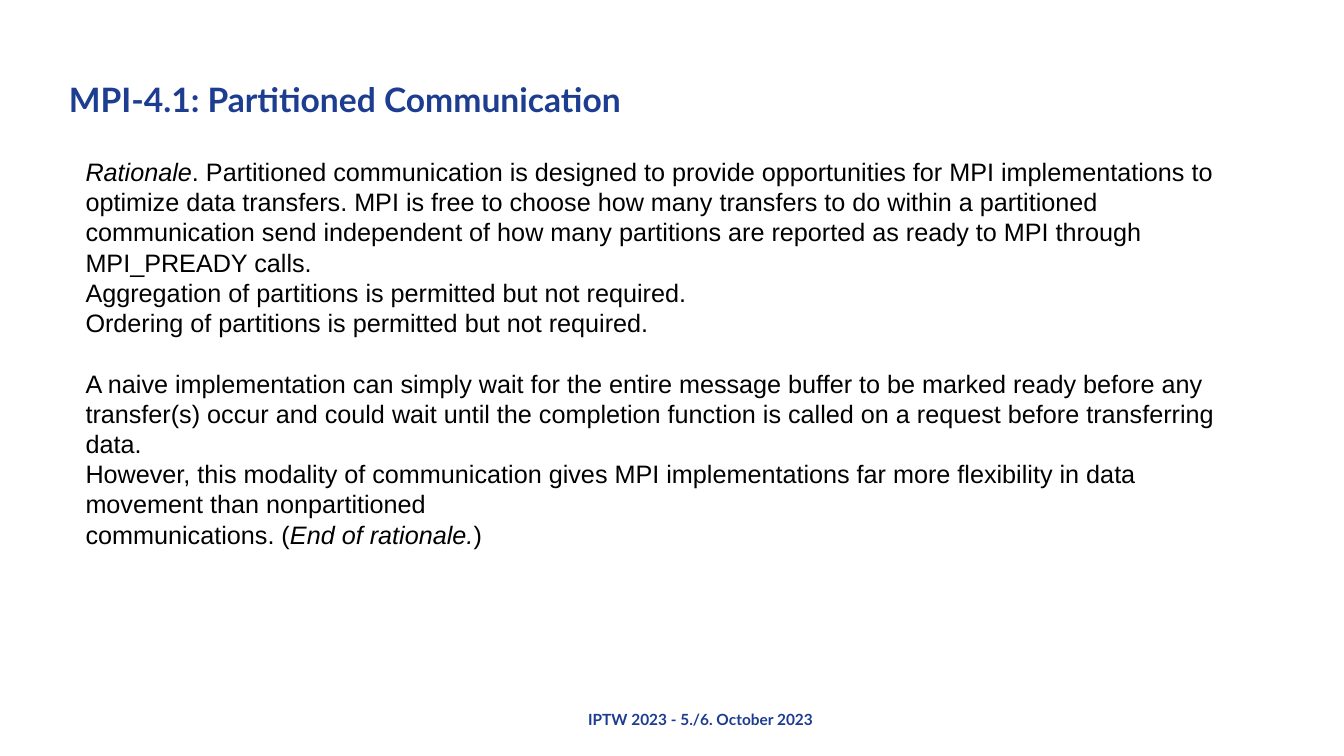
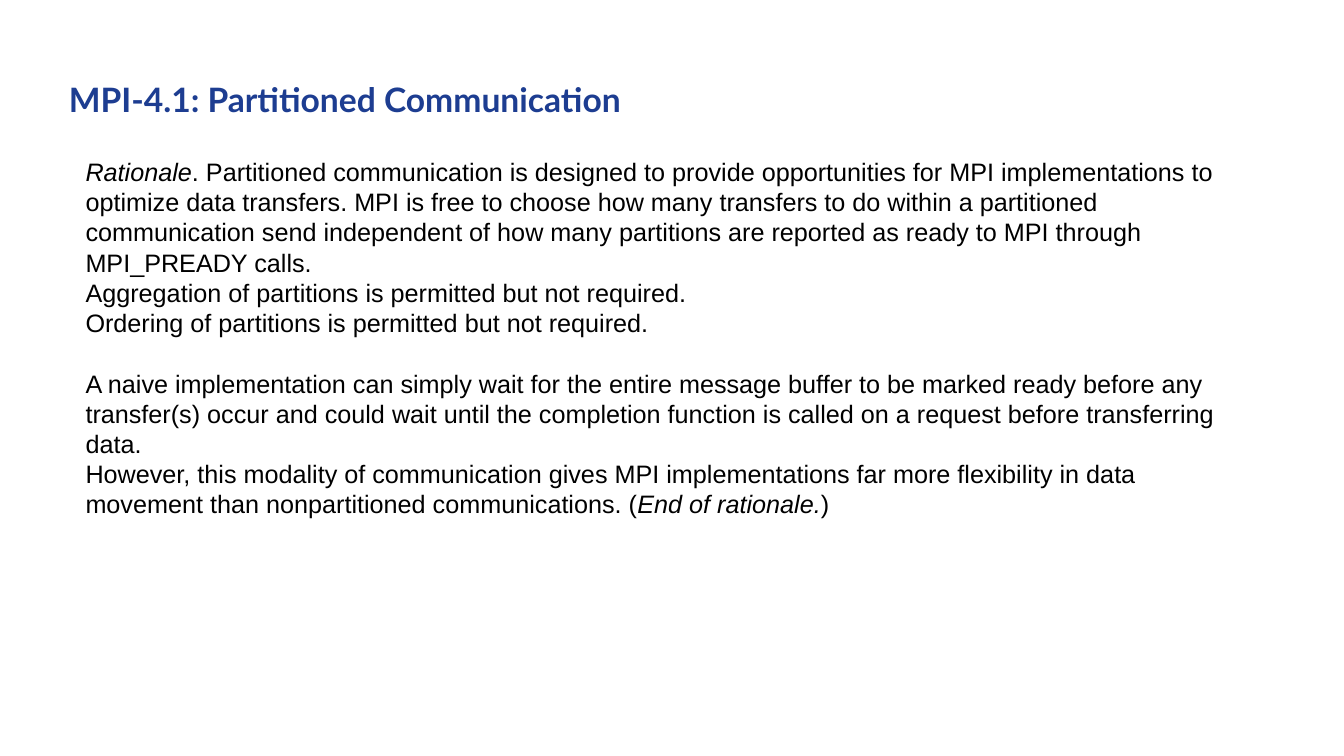
Before and after one commit to AxelSchneewind/mpi-benchmark, a slide deck: slide 7 of presentation/presentation-partitioned-progress.pptx (slide 6 before the commit). Drawn at 1344x756 pixels with LibreOffice and Linux fonts; fonts in the diff are those of the drawing; background and template pictures are left out. Boxes give left, top, right and bottom in pixels: in the first picture for what was removed or moved away, otherwise in the second. Text is boxed around its words. In the diff, an @@ line names an element or a change of style, - is before the commit and + after.

```diff
--- a/presentation/presentation-partitioned-progress.pptx
+++ b/presentation/presentation-partitioned-progress.pptx
@@ text at [86,464,1135,519]: text changed @@
-However, this modality of communication gives MPI implementations far more flexibility in data movement than nonpartitioned
-communications. (End of rationale.)
+However, this modality of communication gives MPI implementations far more flexibility in data movement than nonpartitioned communications. (End of rationale.)
@@ text removed at [588,713,813,726] @@
-IPTW 2023 - 5./6. October 2023
```
Also in this commit, not shown: 7 other slides changed, 9 slides added, 21 other files.
